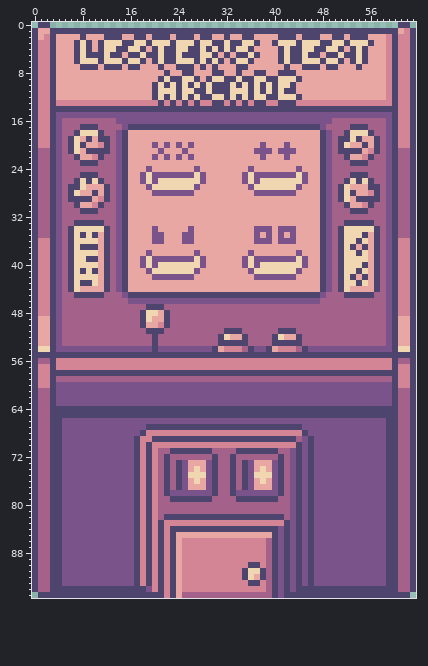
Two states of a sprite sheet, TowerOfDreams/sprites/sArcade/81985a8d-d2b1-4224-b03e-2318242aff94.png. Above: the version before the commit.
The file is 64x96 pixels.
New version:
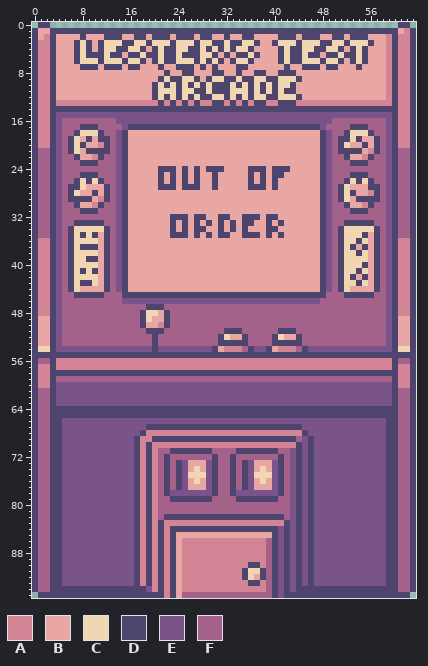
Palette (. is transparent): A #d38595  B #e9a7a3  C #f0d7b1  D #4d456d  E #795389  F #a4628a
The edit:
Changed rows in their new state; - is an unchanged pixel.
first column x 18:
20 --B-B-B-B-----------B---B---
21 ---B---B-----------BBB-BBB--
22 --B-B-B-B-----------B---B---
24 -B-DDD-D-D-DDD----DDD-DDD-B-
25 BBBDBDBDBDB-D----BDBDBDDBBBB
26 BBBDBDBDBDB-D----BDBDBDBBBBB
27 -BBDDDBDDD--D-----DDDBDBBBB-
28 --BBBBBBB----------BBBBBBB--
first column x 15:
32 --------DDD-DD--DD--DDD-DD--------
33 --------D-D-D-D-D-D-DD--D-D-------
34 -----B--D-DBDD--D-D-D-BBDDBBB-----
35 -----BB-DDDBD-D-DD--DDD-D-D-B-----
36 -----BB---BB----------BBB-BBB-----
38 ----B-------B--------B-------B----
39 ---BBBBBBBBBBB------BBBBBBBBBBB---
40 ---BBBBBBBBBBB------BBBBBBBBBBB---
41 ----BBBBBBBBB--------BBBBBBBBB----
42 -----BBBBBBB----------BBBBBBB-----
45 D--------------------------------D
46 E---------------------------------
Changed places in both pictures, as pixel boxes (x1, y1, x2, y2):
changed: (122, 142, 308, 304)
changed: (320, 292, 326, 298)
